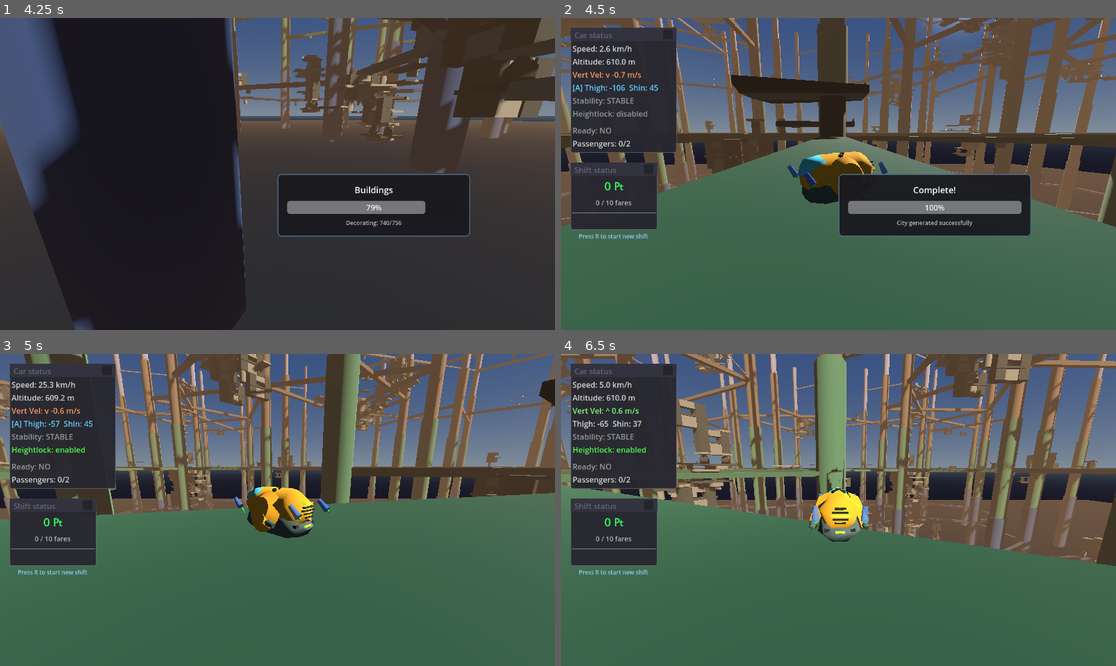
Above: before the commit, frames 1-4 (two rows, left to right).
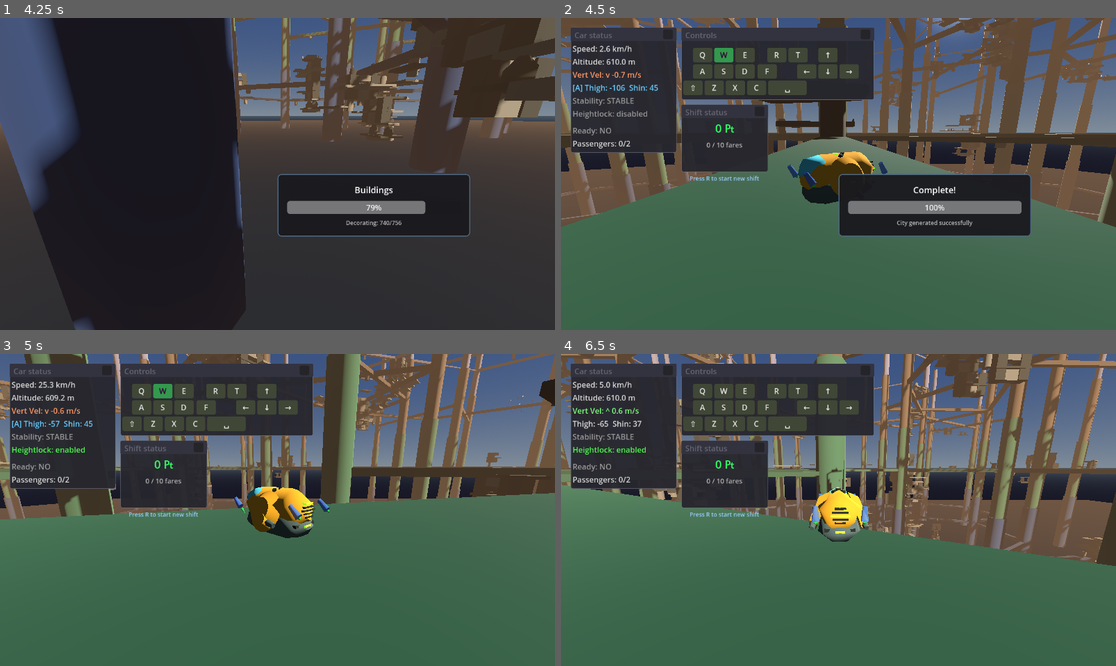
Above: after the commit, the same moments.

Repository: TaxiService/fcar
Game: Godot game, scene res://city/city_test.tscn
Two runs of this game, one before a commit and one after it. Both use one fixed random seed, a clock stepped at 60 frames per second and the inputs below.
Inputs (mouse positions are in pixels of both pictures, inside the frame that each line leads up to):
- Up to frame 1 (4.25 s): tap Enter at 0.5 s; move the mouse to (305, 174) at 0.52 s; hold W (forward) from 0.53 s (still down); tap Shift (boost) at 0.6 s; click (305, 174) at 0.67 s; tap Space (jump) at 0.77, 1.52, 3.02, 3.77 s; move the mouse to (249, 174) at 1.27 s; tap R (confirm) at 1.35 s; move the mouse to (288, 167) at 2.02 s; tap C (crouch) at 2.1 s; move the mouse to (271, 180) at 2.77 s; tap V (toggle_auto_hover) at 2.85 s; click (271, 180) at 2.92 s; move the mouse to (316, 177) at 3.52 s; hold F (toggle_control_lock) from 3.53 s (still down)
- Up to frame 2 (4.5 s): keep holding W (forward); move the mouse to (794, 170) at 4.27 s; release F (toggle_control_lock) at 4.28 s; tap Ctrl at 4.35 s
- Up to frame 3 (5 s): keep holding W (forward); tap Space (jump) at 4.52 s
- Up to frame 4 (6.5 s): move the mouse to (866, 510) at 5.02 s; release W (forward) at 5.03 s; hold S (backward) 5.03-5.75 s; tap Alt at 5.1 s; click (866, 510) at 5.17 s; drag from (755, 432) to (727, 525) at 5.77 s

Frame 1 is identical in both runs. In frame 2, 14% of the frame differs, in the area x 1-57%, y 3-71%; in frame 3, 14%; in frame 4, 15%.

Commit message:
rearranged ingame windows starting locations

Diff:
--- a/ui/UIController.gd
+++ b/ui/UIController.gd
@@ -7,6 +7,8 @@
 @export var car_node_path: NodePath  # Path to FCar node
 @export var auto_open_debug: bool = true  # Open debug window on start
 @export var auto_open_score: bool = true  # Open score window on start
+@export var auto_open_ctrls: bool = true  # Open controls window on start
+
 
 var window_manager: WindowManager
 var car_ref: Node
@@ -42,6 +44,8 @@
 		open_debug_window()
 	if auto_open_score:
 		open_score_window()
+	if auto_open_ctrls:
+		open_control_window()
 
 
 func _find_car() -> Node:
@@ -116,7 +120,7 @@
 	score_window = window_manager.create_window_with_content(
 		content.window_title,
 		content,
-		Vector2(20, 300),  # Below the debug window
+		Vector2(250, 180),
 		Vector2(180, 140)
 	)
 	score_window.min_size = Vector2(150, 120)
@@ -140,7 +144,7 @@
 	control_window = window_manager.create_window_with_content(
 		content.window_title,
 		content,
-		Vector2(20, 380),
+		Vector2(250, 20),
 		Vector2(400, 150)
 	)
 	control_window.min_size = Vector2(350, 130)
